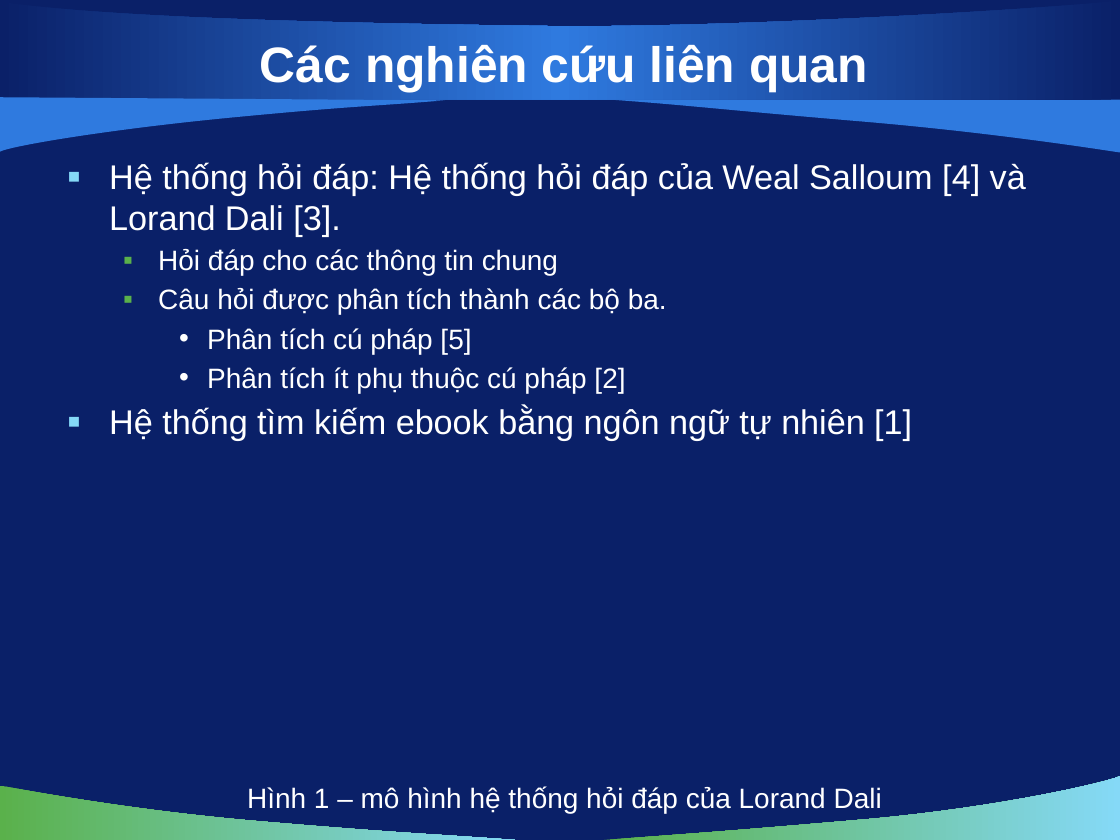
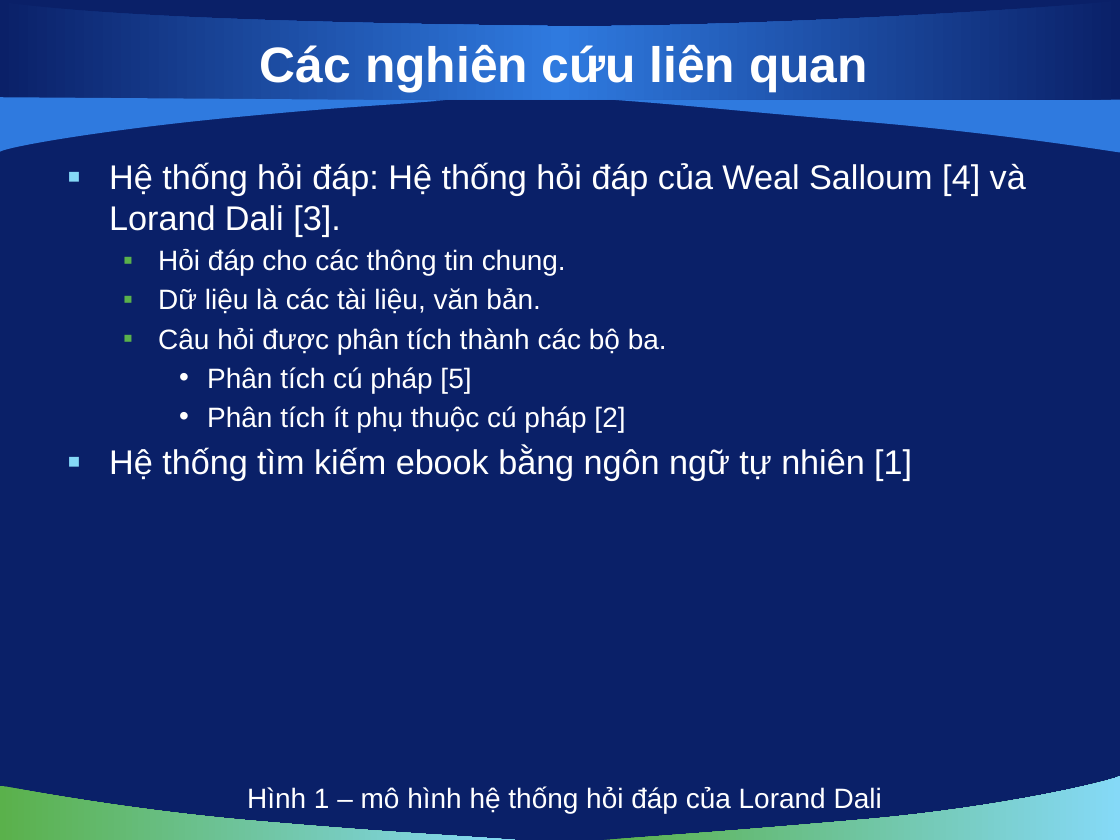
Before and after one commit to vuaviet/filnalproject, a slide deck: slide 5 of De Cuong/bao cao luan van/slide 1.0.pptx. Drawn at 1120x840 pixels with LibreOffice and Linux fonts; fonts in the diff are those of the drawing; background and template pictures are left out. Boxes give left, top, right and bottom in pixels: in the first picture for what was removed or moved away, otherwise in the second. Text is boxed around its words. In the diff, an @@ line names an element or a change of style, - is before the commit and + after.

```diff
--- a/De Cuong/bao cao luan van/slide 1.0.pptx
+++ b/De Cuong/bao cao luan van/slide 1.0.pptx
@@ text at [158, 249, 566, 314]: text changed @@
-  ▪ Hỏi đáp cho các thông tin chung
+  ▪ Hỏi đáp cho các thông tin chung.
+  ▪ Dữ liệu là các tài liệu, văn bản.
```
Also in this commit, not shown: 1 other slide changed, 6 slides added.
